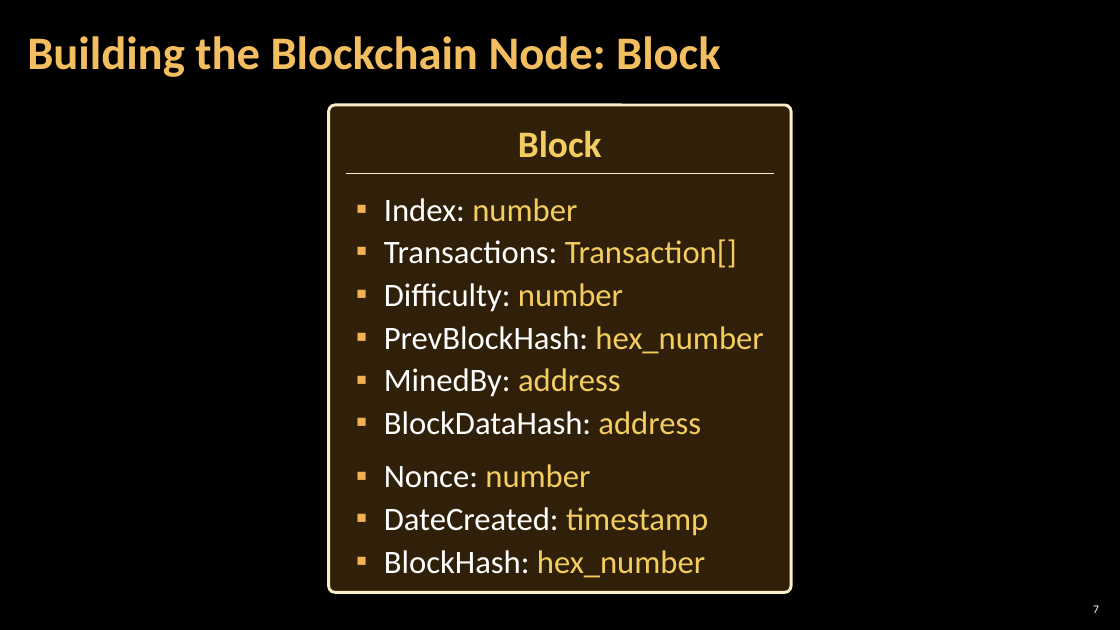
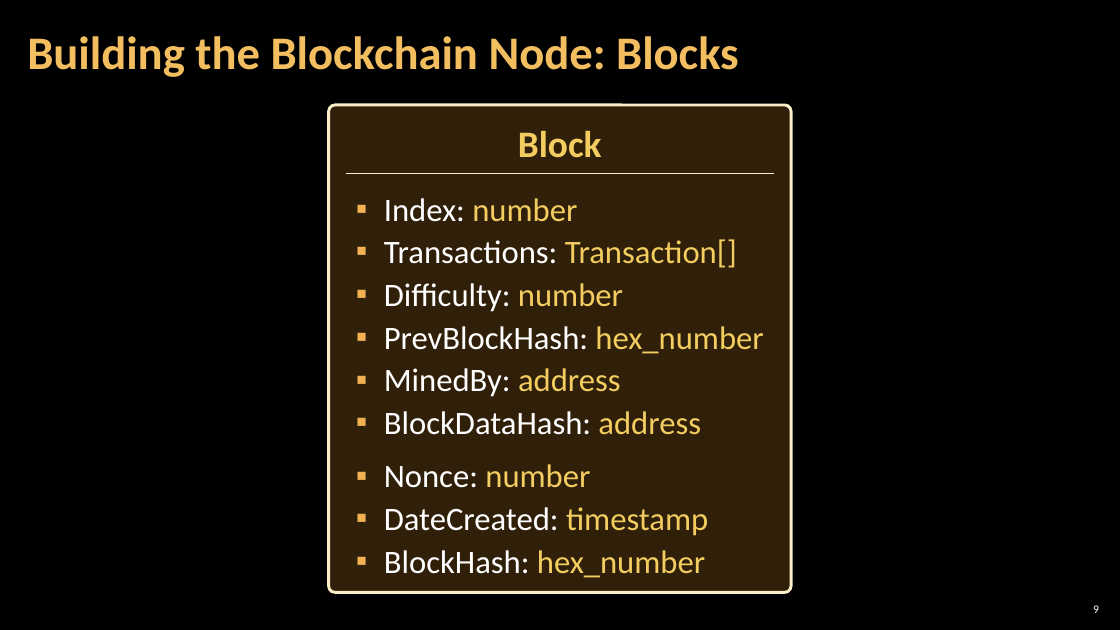
Before and after one commit to MrPIvanov/SoftUni, a slide deck: slide 9 of Bonus Courses/01-Blockchain Dev Camp/06-REVIEW OF THE WEEK #1/4. Build-a-Blockchain.pptx (slide 7 before the commit). Drawn at 1120x630 pixels with LibreOffice and Linux fonts; fonts in the diff are those of the drawing; background and template pictures are left out. Boxes give left, top, right and bottom in pixels: in the first picture for what was removed or moved away, otherwise in the second. Text is boxed around its words. In the diff, an @@ line names an element or a change of style, - is before the commit and + after.

```diff
--- a/Bonus Courses/01-Blockchain Dev Camp/06-REVIEW OF THE WEEK #1/4. Build-a-Blockchain.pptx
+++ b/Bonus Courses/01-Blockchain Dev Camp/06-REVIEW OF THE WEEK #1/4. Build-a-Blockchain.pptx
@@ title at <box>27,36,739,77</box>: text changed @@
-Building the Blockchain Node: Block
+Building the Blockchain Node: Blocks
@@ page number at <box>1093,605,1099,613</box>: text changed @@
-7
+9
```
Also in this commit, not shown: 10 other slides changed, 10 slides added, 3 slides removed, 34 other files.
